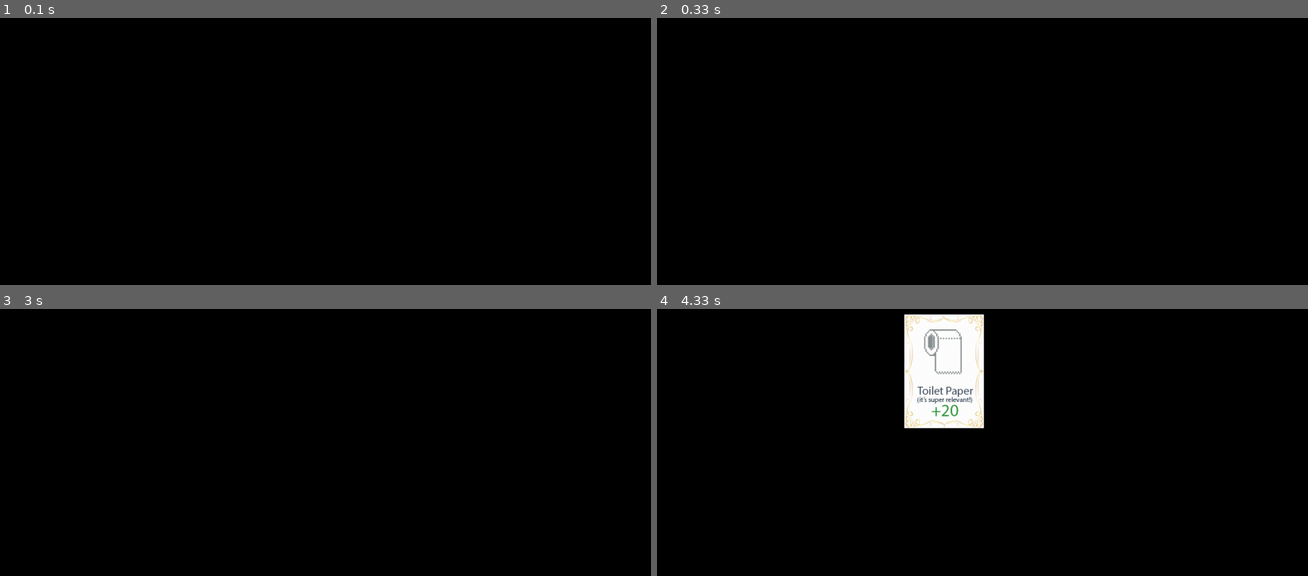
Above: before the commit, frames 1-4 (two rows, left to right).
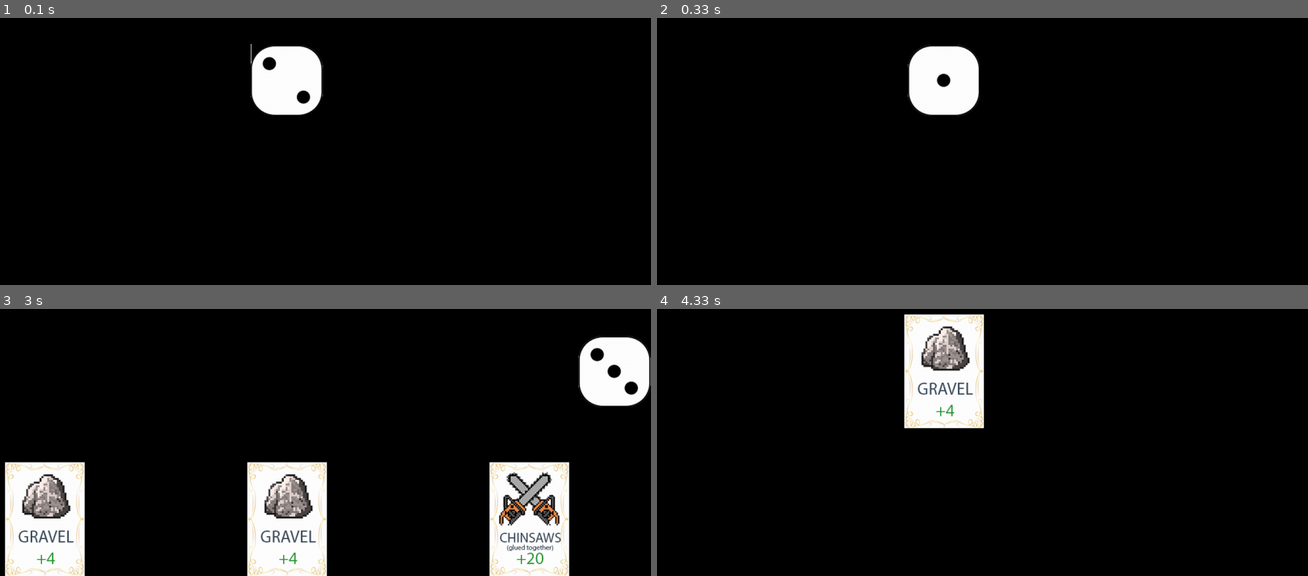
Above: after the commit, the same moments.

Repository: alyalya-blip/game_jam_2020
Game: pygame game, started from main.py
Two runs of this game, one before a commit and one after it. Both use one fixed random seed, a clock stepped at 60 frames per second and the inputs below.
Inputs (mouse positions are in pixels of both pictures, inside the frame that each line leads up to):
- Up to frame 1 (0.1 s): no input
- Up to frame 2 (0.33 s): no input
- Up to frame 3 (3 s): no input
- Up to frame 4 (4.33 s): click (943, 517) at 4.12 s

The runs differ from the first frame. In frame 1, 2.4% of the frame differs, in the area x 38-50%, y 9-37%; in frame 2, 2.5%; in frame 3, 18%, in the area x 0-100%, y 10-100%; in frame 4, 1.4%.

Commit message:
added dice roll *does not include player functions*

Diff:
--- a/Game/Temp.py
+++ /dev/null
@@ -1,53 +0,0 @@
-import Metal
-import random
-
-MAX_LUCK = 100
-DICE_SIZE = 20
-
-
-class Player:
-    def __init__(self):
-        self.__luck = MAX_LUCK // 2
-        self.__dice_size = DICE_SIZE
-        self.actions = ["Paper", "Scissors", "Rock"]
-
-    def dice_throw(self, luck):
-        choices_array = []
-        weights = []
-        for index in range(self.__dice_size):
-            choices_array.append(index + 1)
-            weights.append(1)
-
-        if luck != 0:
-            for index in range(self.__dice_size):
-                weights[index] += (luck / 100) * (index + 1)
-
-        return random.choices(choices_array, weights=weights)
-
-    def get_luck_max_six(self):
-        return self.__luck // 20 + 1
-
-    def set_luck(self, new_luck):
-        self.__luck = new_luck
-
-
-class HumanPlayer(Player):
-    def __init__(self):
-        Player.__init__(self)
-
-
-class ComputerPlayer(Player):
-    def __init__(self):
-        Player.__init__(self)
-
-    def take_action(self, enemy_player):
-        pass
-
-
-def main():
-    p = HumanPlayer()
-    Metal.screen_function(p.get_luck_max_six())
-
-
-if __name__ == '__main__':
-    main()
--- a/Game/Metal.py
+++ b/main.py
@@ -1,9 +1,11 @@
 """
-Filename: Metal.py
+Filename: main.py
 Author: D.C
 Purpose: Main file for the *insert game name* game.
 """
 
+from time import sleep
+import random
 import pygame
 import pygame_functions
 
@@ -11,6 +13,7 @@
 
 SCREEN_SIZE_X = 1280
 SCREEN_SIZE_Y = 720
+
 
 
 class Card:
@@ -35,14 +38,14 @@
 
     rock_types = {1: 'rock.png', 2: 'rock.png', 3: 'rock.png', 4: 'rock.png', 5: 'rock.png', 6: 'the_rock.png'}
     paper_types = {1: 'rock.png', 2: 'rock.png', 3: 'rock.png', 4: 'rock.png', 5: 'rock.png', 6: 'toilet_paper.png'}
-    scissor_types = {1: 'rock.png', 2: 'rock.png', 3: 'rock.png', 4: 'rock.png', 5: 'rock.png', 6: 'chainsaw.png'}
+    scissor_types = {1: 'rock.png', 2: 'rock.png', 3: 'chainsaw.png', 4: 'rock.png', 5: 'rock.png', 6: 'chainsaw.png'}
 
-    # Initiate the card objects according to the given lists.
-    rock_cards = [Card(pygame_functions.newSprite('assets/pictures/cards/' + rock_types[key])\
+    #Initiate the card objects according to the given lists.
+    rock_cards = [Card(pygame_functions.newSprite('assets\\pictures\\cards\\' + rock_types[key])\
                         , 'rock', key) for key in rock_types]
-    paper_cards = [Card(pygame_functions.newSprite('assets/pictures/cards/' + paper_types[key]) \
+    paper_cards = [Card(pygame_functions.newSprite('assets\\pictures\\cards\\' + paper_types[key]) \
                          , 'paper', key) for key in paper_types]
-    scissor_cards = [Card(pygame_functions.newSprite('assets/pictures/cards/' + scissor_types[key]) \
+    scissor_cards = [Card(pygame_functions.newSprite('assets\\pictures\\cards\\' + scissor_types[key]) \
                            , 'scissor', key) for key in scissor_types]
 
     return rock_cards, paper_cards, scissor_cards
@@ -107,22 +110,49 @@
     return chosen_card.card_type, chosen_card.card_factor
 
 
-def wait_function():
-    pygame_functions.endWait()
+def throw_dice():
+    """
+    Display the dice throwing animation and return the result.
+    :return: The result of the dice roll. (int)
+    """
+    DICE_IMAGE_SIZE = 128
+
+    dice_path = 'assets\\pictures\\dice\\dice_'
+    dice_sprite = pygame_functions.newSprite(dice_path + '1.png')
+    pygame_functions.moveSprite(dice_sprite, SCREEN_SIZE_X // 2, SCREEN_SIZE_Y // 2)
+
+    # Animation of the dice roll.
+    for runs in range(3):
+        for index in range(1, 7):
+            pygame_functions.setSpriteImage(dice_sprite, pygame_functions.loadImage(dice_path+str(index)+'.png'))
+            pygame_functions.showSprite(dice_sprite)
+            sleep(0.05)
+    # Actually generate the cards luck.
+    luck_choice = random.randrange(1, 7)
+
+    pygame_functions.setSpriteImage(dice_sprite, pygame_functions.loadImage(dice_path+str(luck_choice)+'.png'))
+    pygame_functions.showSprite(dice_sprite)
+
+    sleep(2)
+    # Move the dice to the side.
+    pygame_functions.moveSprite(dice_sprite, SCREEN_SIZE_X - (DICE_IMAGE_SIZE // 2), SCREEN_SIZE_Y // 2)
+
+    return luck_choice
 
 
-def screen_function(current_luck):
+def main():
+
     pygame_functions.screenSize(SCREEN_SIZE_X, SCREEN_SIZE_Y, fullscreen=False)
+    pygame_functions.setBackgroundColour('black')
+
+    current_luck = throw_dice()
+
     cards = init_cards()
 
     card_sprites = show_cards(current_luck, cards)
     print(detect_choice(card_sprites))
 
-    wait_function()
-
-
-def main():
-    screen_function(6)
+    pygame_functions.endWait()
 
 
 if __name__ == '__main__':
--- a/Game/pygame_functions.py
+++ b/pygame_functions.py
@@ -16,7 +16,7 @@
 gameClock = pygame.time.Clock()
 backgroundImage = None
 musicPaused = False
-hiddenSprites= pygame.sprite.OrderedUpdates()
+hiddenSprites = pygame.sprite.OrderedUpdates()
 
 keydict = {"space": pygame.K_SPACE, "esc": pygame.K_ESCAPE, "up": pygame.K_UP, "down": pygame.K_DOWN,
            "left": pygame.K_LEFT, "right": pygame.K_RIGHT, "enter":pygame.K_RETURN,
Binary file removed: Game/assets/pictures/cards/normal.png
Renamed: Game/assets/pictures/cards/chainsaw.png -> assets/pictures/cards/chainsaw.png
Renamed: Game/assets/pictures/cards/rock.png -> assets/pictures/cards/rock.png
Renamed: Game/assets/pictures/cards/the_rock.png -> assets/pictures/cards/the_rock.png
Renamed: Game/assets/pictures/cards/toilet_paper.png -> assets/pictures/cards/toilet_paper.png
Binary file added: assets/pictures/dice/dice_1.png
Binary file added: assets/pictures/dice/dice_2.png
Binary file added: assets/pictures/dice/dice_3.png
Binary file added: assets/pictures/dice/dice_4.png
Binary file added: assets/pictures/dice/dice_5.png
Binary file added: assets/pictures/dice/dice_6.png
